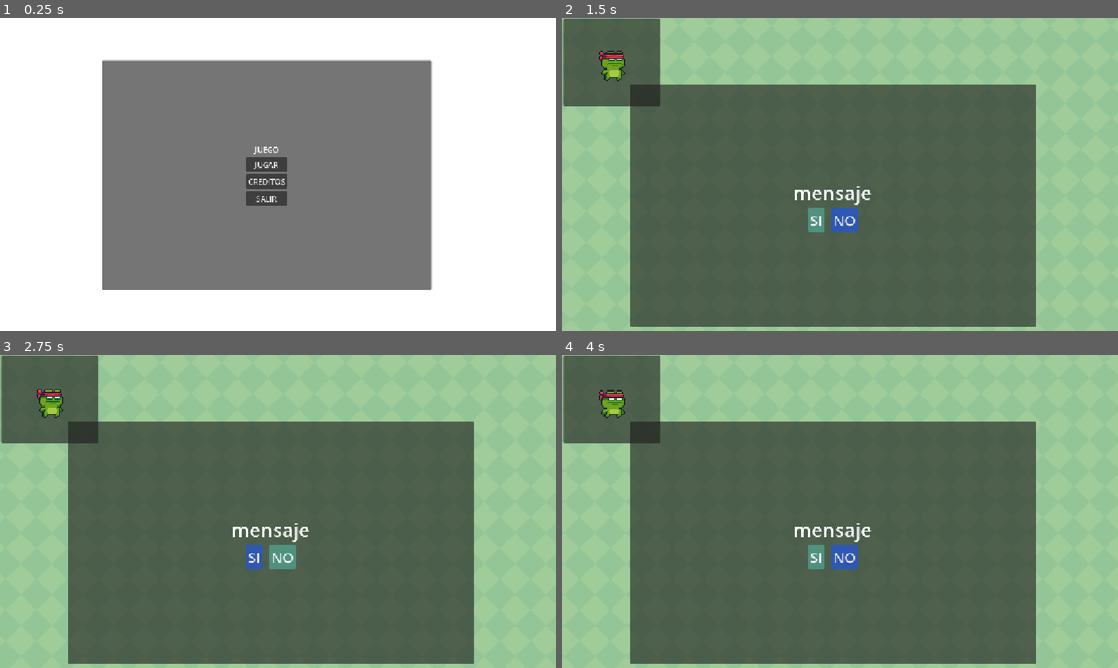
Above: before the commit, frames 1-4 (two rows, left to right).
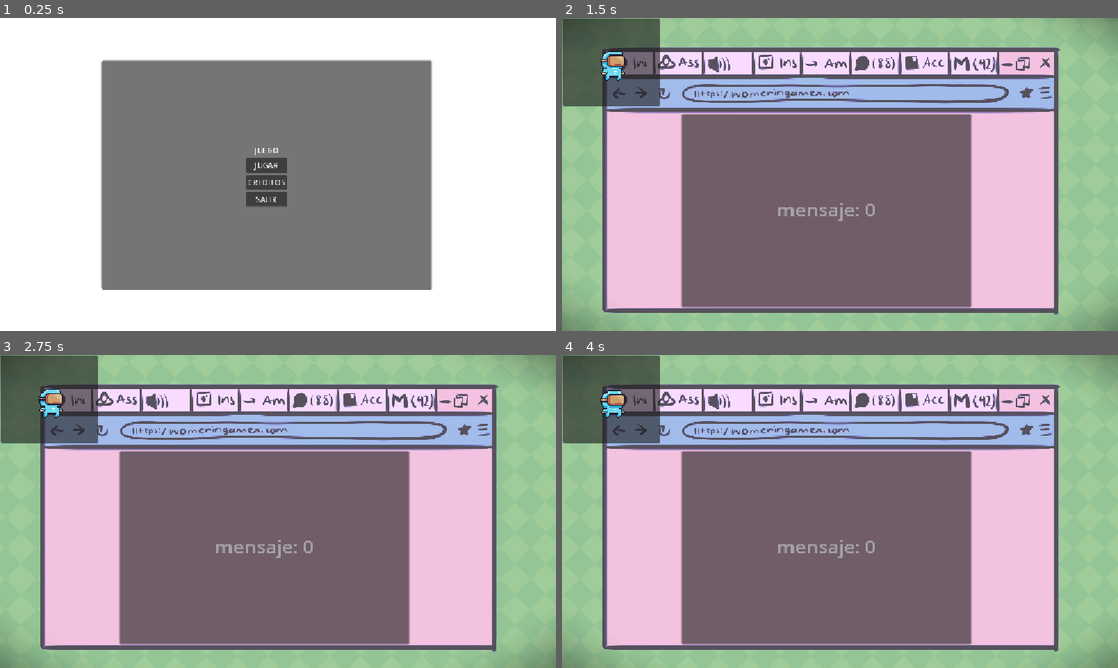
Above: after the commit, the same moments.

Repository: eliasescalante/gameJamWomenInGame2026
Game: Godot game, scene res://src/scenes/Main/Main.tscn
Two runs of this game, one before a commit and one after it. Both use one fixed random seed, a clock stepped at 60 frames per second and the inputs below.
Inputs (mouse positions are in pixels of both pictures, inside the frame that each line leads up to):
- Up to frame 1 (0.25 s): no input
- Up to frame 2 (1.5 s): click "JUGAR" at 0.5 s; click (817, 221) at 1.25 s, where only the run before the commit has a clickable "SI"
- Up to frame 3 (2.75 s): click (283, 558) at 2 s, where only the run before the commit has a clickable "NO"
- Up to frame 4 (4 s): click (817, 558) at 2.75 s, where only the run before the commit has a clickable "SI"; click (817, 558) at 3.5 s, where only the run before the commit has a clickable "SI"

The runs differ from the first frame. In frame 1, 0.5% of the frame differs, in the area x 18-52%, y 14-87%; in frame 2, 72%; in frame 3, 72%; in frame 4, 72%, in the area x 0-100%, y 0-100%.

Commit message:
agrego campanita y game feell

Diff:
--- a/project.godot
+++ b/project.godot
@@ -43,3 +43,5 @@
 rendering_device/driver.windows="d3d12"
 renderer/rendering_method="gl_compatibility"
 renderer/rendering_method.mobile="gl_compatibility"
+2d/snap/snap_2d_transforms_to_pixel=true
+2d/snap/snap_2d_vertices_to_pixel=true
--- a/src/core/GameManager.gd
+++ b/src/core/GameManager.gd
@@ -3,56 +3,151 @@
 # Señales globales que pueden escuchar otros scripts
 signal balance_actualizado(nuevo_puntaje: int)
 
-# Variables globales de estado
-var puntaje_balance: int = 20
+# Variables globales de estado (arranca en 50 para estar en el centro exacto del rango 0 a 100)
+var puntaje_balance: int = 50
 var indice_pregunta: int = 0
 var gano: bool = false
 
 # Referencias directas a los nodos activos en la escena
 var pc_activa: Control = null
 var avatar_activo: Node2D = null
-
-# Banco de notificaciones y dilemas
+var efecto_tunel_activo: ColorRect = null
+var camara_activa: Camera2D = null
+
+# Banco de notificaciones y dilemas (20 preguntas en total)
 var lista_preguntas: Array = [
+	# --- Preguntas iniciales ---
 	{
 		"frase": "¿Vas a ver a mamá?",
+		"si": 12,
+		"no": -12
+	},
+	{
+		"frase": "¿Trabajar horas extras para tu jefe?",
+		"si": -10,
+		"no": 10
+	},
+	{
+		"frase": "¿Salir a tomar algo con amigos?",
+		"si": 10,
+		"no": -10
+	},
+	{
+		"frase": "¿Avanzar con la entrega de la Game Jam?",
 		"si": 15,
 		"no": -15
 	},
-	{
-		"frase": "¿Trabajar horas extras para tu jefe?",
-		"si": -20,
-		"no": 10
-	},
-	{
-		"frase": "¿Salir a tomar algo con amigxs?",
+
+	# --- Dilemas laborales y de desarrollo ---
+	{
+		"frase": "¿Refactorizar todo el código a las 3 AM?",
+		"si": -15,
+		"no": 15
+	},
+	{
+		"frase": "¿Atender la llamada de urgencia de un cliente?",
+		"si": -12,
+		"no": 12
+	},
+	{
+		"frase": "¿Probar el bug que reportó un playtester de la jam?",
 		"si": 10,
 		"no": -10
 	},
 	{
-		"frase": "¿Avanzar con la entrega de la Game Jam?",
+		"frase": "¿Revisar los mails de trabajo durante el fin de semana?",
+		"si": -10,
+		"no": 10
+	},
+	{
+		"frase": "¿Diseñar una mecánica extra que no estaba planificada?",
+		"si": -12,
+		"no": 12
+	},
+
+	# --- Salud, bienestar y vida personal ---
+	{
+		"frase": "¿Parar a cocinar algo nutritivo?",
+		"si": 12,
+		"no": -12
+	},
+	{
+		"frase": "¿Dormir al menos 6 horas esta noche?",
 		"si": 15,
-		"no": -20
+		"no": -15
+	},
+	{
+		"frase": "¿Pedir comida rápida por tercera vez consecutiva?",
+		"si": -10,
+		"no": 10
+	},
+	{
+		"frase": "¿Hacer una pausa de 10 minutos para estirar las piernas?",
+		"si": 10,
+		"no": -10
+	},
+	{
+		"frase": "¿Responder el mensaje de tu pareja?",
+		"si": 12,
+		"no": -12
+	},
+
+	# --- Redes, distracciones y presión social ---
+	{
+		"frase": "¿Mirar las redes sociales para ver qué hacen los demás en la jam?",
+		"si": -10,
+		"no": 8
+	},
+	{
+		"frase": "¿Pagar la boleta de luz que vence hoy?",
+		"si": 12,
+		"no": -12
+	},
+	{
+		"frase": "¿Ayudar a un compañero de la jam con un script en Discord?",
+		"si": 8,
+		"no": -8
+	},
+	{
+		"frase": "¿Aceptar la reunión familiar del domingo?",
+		"si": 12,
+		"no": -12
+	},
+	{
+		"frase": "¿Limpiar y ordenar el escritorio antes de seguir programando?",
+		"si": 8,
+		"no": -8
+	},
+	{
+		"frase": "¿Crear la portada e imágenes para la página de itch.io?",
+		"si": 15,
+		"no": -15
 	}
 ]
 
 # Método que llama la escena 'Nivel' al cargarse para registrar las referencias
-func registrar_nivel(nodo_pc: Control, nodo_avatar: Node2D, timer_notif: Timer) -> void:
+func registrar_nivel(nodo_pc: Control, nodo_avatar: Node2D, timer_notif: Timer, nodo_tunel: ColorRect = null, nodo_camara: Camera2D = null) -> void:
 	pc_activa = nodo_pc
 	avatar_activo = nodo_avatar
-
-	# Conectamos la señal que emite la PC cuando el usuario presiona un botón
+	efecto_tunel_activo = nodo_tunel
+	camara_activa = nodo_camara
+
+	# Reiniciamos variables de estado para la partida y barajamos preguntas
+	puntaje_balance = 50
+	indice_pregunta = 0
+	lista_preguntas.shuffle()
+
 	if pc_activa and not pc_activa.respuesta_elegida.is_connected(_on_respuesta_pc_recibida):
 		pc_activa.respuesta_elegida.connect(_on_respuesta_pc_recibida)
 
-	# Conectamos el Timer del nivel
 	if timer_notif and not timer_notif.timeout.is_connected(_enviar_siguiente_mensaje):
 		timer_notif.timeout.connect(_enviar_siguiente_mensaje)
-		timer_notif.start(3.5) # Dispara un mensaje cada 3.5 segundos
-
-	# Emitimos el puntaje inicial al Avatar
+		timer_notif.start(3.5)
+
 	if avatar_activo:
 		avatar_activo._on_puntaje_cambiado(puntaje_balance)
+
+	_actualizar_efecto_visual()
 
 
 func _enviar_siguiente_mensaje() -> void:
@@ -67,33 +162,61 @@
 
 
 func _on_respuesta_pc_recibida(frase: String, valor: int) -> void:
-	# Actualizamos el balance global
-	puntaje_balance += valor
+	puntaje_balance = clamp(puntaje_balance + valor, 0, 100)
 	print("Frase: ", frase, " | Modificador: ", valor, " | Balance actual: ", puntaje_balance)
 
-	# Emitimos señal y actualizamos directamente el Avatar
 	balance_actualizado.emit(puntaje_balance)
 	if avatar_activo:
 		avatar_activo._on_puntaje_cambiado(puntaje_balance)
 
-	# Avanzamos a la siguiente pregunta
+	_actualizar_efecto_visual()
 	indice_pregunta += 1
 
-	# Comprobamos condición de derrota por extremos
-	if puntaje_balance <= 0 or puntaje_balance >= 60:
+	if puntaje_balance <= 0 or puntaje_balance >= 100:
 		_derrota()
 
 
+func _actualizar_efecto_visual() -> void:
+	if not efecto_tunel_activo:
+		return
+
+	# Distancia absoluta desde el centro exacto (50) -> Rango de 0.0 a 50.0
+	var distancia_del_centro: float = abs(puntaje_balance - 50.0)
+
+	# Mantenemos la zona muerta (deadzone) de 15 puntos (35 a 65)
+	var margen_seguro: float = 15.0
+	var nivel_tunel: float = 0.0
+
+	if distancia_del_centro > margen_seguro:
+		var exceso: float = distancia_del_centro - margen_seguro
+		var factor_lineal: float = exceso / (50.0 - margen_seguro)
+		nivel_tunel = pow(factor_lineal, 1.8) # Curva suave
+
+	print("Balance: ", puntaje_balance, " | Intensidad estrés: ", nivel_tunel)
+
+	# Actualizamos el shader del túnel (viñeta negra)
+	if efecto_tunel_activo.has_method("actualizar_efecto_tunel"):
+		efecto_tunel_activo.actualizar_efecto_tunel(nivel_tunel)
+
+	# Sincronizamos el latido rítmico de la cámara con el nivel de estrés
+	# ¡Cambiamos el nombre del método!
+	if camara_activa and camara_activa.has_method("establecer_intensidad_pulsacion"):
+		camara_activa.establecer_intensidad_pulsacion(nivel_tunel)
+
+
 func _evaluar_final_juego() -> void:
-	if puntaje_balance > 10 and puntaje_balance < 50:
+	# Condición de victoria: si al terminar las preguntas está dentro del margen seguro
+	if puntaje_balance > 20 and puntaje_balance < 80:
 		print("¡VICTORIA! Lograste entregar el juego para la Jam.")
 		_victoria()
 	else:
 		_derrota()
 
-func _victoria():
+
+func _victoria() -> void:
 	gano = true
 	get_tree().change_scene_to_file("res://src/scenes/WinLose/WinLose.tscn")
+
 
 func _derrota() -> void:
 	print("¡DERROTA! Te abrumaste por completo o te aislaste demasiado.")
--- a/src/scenes/Entidades/PC/PC.tscn
+++ b/src/scenes/Entidades/PC/PC.tscn
@@ -1,6 +1,7 @@
 [gd_scene format=3 uid="uid://4l3ekvw7dxsq"]
 
 [ext_resource type="Script" uid="uid://dh2ftyq0mt42v" path="res://src/scenes/Entidades/PC/pc.gd" id="1_1crj2"]
+[ext_resource type="Texture2D" uid="uid://debukg7yb2mxe" path="res://assets/Notificacion.png" id="2_3mo3l"]
 
 [sub_resource type="LabelSettings" id="LabelSettings_fhsag"]
 font_size = 40
@@ -53,42 +54,56 @@
 corner_radius_bottom_left = 3
 corner_detail = 5
 
-[node name="Pc" type="Control" unique_id=654136676]
-layout_mode = 3
-anchors_preset = 0
+[node name="Pc" type="PanelContainer" unique_id=995380473]
+custom_minimum_size = Vector2(600, 250)
+propagate_maximum_size = false
+anchors_preset = 8
+anchor_left = 0.5
+anchor_top = 0.5
+anchor_right = 0.5
+anchor_bottom = 0.5
+offset_left = -310.0
+offset_top = -127.0
+offset_right = 290.0
+offset_bottom = 123.0
+grow_horizontal = 2
+grow_vertical = 2
+size_flags_horizontal = 4
+size_flags_vertical = 4
 script = ExtResource("1_1crj2")
 
-[node name="PanelContainer" type="PanelContainer" parent="." unique_id=1625621231]
-layout_mode = 0
-offset_left = 145.0
-offset_top = 80.0
-offset_right = 986.0
-offset_bottom = 582.0
+[node name="MarginContainer" type="MarginContainer" parent="." unique_id=1488384444]
+custom_minimum_size = Vector2(600, 250)
+layout_mode = 2
+size_flags_vertical = 4
 
-[node name="VBoxContainer" type="VBoxContainer" parent="PanelContainer" unique_id=208932113]
+[node name="VBoxContainer" type="VBoxContainer" parent="MarginContainer" unique_id=208932113]
 layout_mode = 2
+size_flags_vertical = 4
+theme_override_constants/separation = 9
 alignment = 1
 
-[node name="Label" type="Label" parent="PanelContainer/VBoxContainer" unique_id=1707867565]
+[node name="Label" type="Label" parent="MarginContainer/VBoxContainer" unique_id=1707867565]
 layout_mode = 2
-text = "mensaje"
+text = "mensaje: 0"
 label_settings = SubResource("LabelSettings_fhsag")
 horizontal_alignment = 1
 vertical_alignment = 1
+autowrap_mode = 3
 
-[node name="HBoxContainer" type="HBoxContainer" parent="PanelContainer/VBoxContainer" unique_id=181958883]
+[node name="HBoxContainer" type="HBoxContainer" parent="MarginContainer/VBoxContainer" unique_id=181958883]
 layout_mode = 2
 theme_override_constants/separation = 14
 alignment = 1
 
-[node name="SI" type="Button" parent="PanelContainer/VBoxContainer/HBoxContainer" unique_id=887287063]
+[node name="SI" type="Button" parent="MarginContainer/VBoxContainer/HBoxContainer" unique_id=887287063]
 layout_mode = 2
 theme_override_font_sizes/font_size = 30
 theme_override_styles/normal = SubResource("StyleBoxFlat_3mo3l")
 theme_override_styles/hover = SubResource("StyleBoxFlat_kpbax")
 text = "SI"
 
-[node name="NO" type="Button" parent="PanelContainer/VBoxContainer/HBoxContainer" unique_id=1481220385]
+[node name="NO" type="Button" parent="MarginContainer/VBoxContainer/HBoxContainer" unique_id=1481220385]
 layout_mode = 2
 theme_override_font_sizes/font_size = 30
 theme_override_styles/normal = SubResource("StyleBoxFlat_1crj2")
@@ -96,5 +111,12 @@
 text = "NO
 "
 
-[connection signal="pressed" from="PanelContainer/VBoxContainer/HBoxContainer/SI" to="." method="_on_si_pressed"]
-[connection signal="pressed" from="PanelContainer/VBoxContainer/HBoxContainer/NO" to="." method="_on_no_pressed"]
+[node name="Campana" type="Sprite2D" parent="." unique_id=1550899800]
+position = Vector2(655, -129)
+scale = Vector2(0.1, 0.1)
+texture = ExtResource("2_3mo3l")
+centered = false
+offset = Vector2(-1190.0005, -0.00018310547)
+
+[connection signal="pressed" from="MarginContainer/VBoxContainer/HBoxContainer/SI" to="." method="_on_si_pressed"]
+[connection signal="pressed" from="MarginContainer/VBoxContainer/HBoxContainer/NO" to="." method="_on_no_pressed"]
--- a/src/scenes/Entidades/PC/pc.gd
+++ b/src/scenes/Entidades/PC/pc.gd
@@ -1,40 +1,140 @@
-extends Control
+extends PanelContainer
 
 # Señal que emite la frase respondida y el valor asignado a la respuesta elegida
 signal respuesta_elegida(frase: String, valor: int)
 
-# Referencias a los nodos de la interfaz según tu árbol
-@onready var label_mensaje: Label = $PanelContainer/VBoxContainer/Label
-@onready var boton_si: Button = $PanelContainer/VBoxContainer/HBoxContainer/SI
-@onready var boton_no: Button = $PanelContainer/VBoxContainer/HBoxContainer/NO
+# Referencias a los nodos de la interfaz
+@onready var label_mensaje: Label = $MarginContainer/VBoxContainer/Label
+@onready var boton_si: Button = $MarginContainer/VBoxContainer/HBoxContainer/SI
+@onready var boton_no: Button = $MarginContainer/VBoxContainer/HBoxContainer/NO
+
+# Referencia al nodo de la campana que agregaste en la escena PC
+@onready var campana: Sprite2D = $Campana
 
 # Variables para mantener el estado de la pregunta activa
-var _frase_actual: String = ""
-var _valor_si: int = 0
-var _valor_no: int = 0
+var frase_actual: String = ""
+var valor_si: int = 0
+var valor_no: int = 0
+var token_pregunta: int = 0 # Identificador para evitar solapamiento de notificaciones
 
+# Tween para controlar la animación de bamboleo de la campana
+var tween_bamboleo: Tween = null
 
-# Método público para que otro script le envíe los datos
-func mostrar_pregunta(frase: String, valor_si: int, valor_no: int) -> void:
-	_frase_actual = frase
-	_valor_si = valor_si
-	_valor_no = valor_no
+func _ready() -> void:
+	# Al arrancar la escena, mostramos que no hay mensajes entrantes
+	_estado_sin_mensajes()
 
-	# Imprime la frase directamente en el Label
-	label_mensaje.text = _frase_actual
+func mostrar_pregunta(frase: String, v_si: int, v_no: int) -> void:
+	# Incrementamos el token cada vez que llega una nueva pregunta para cancelar la limpieza anterior
+	token_pregunta += 1
 
+	# 1. Guardamos los datos para usarlos al presionar los botones
+	frase_actual = frase
+	valor_si = v_si
+	valor_no = v_no
+
+	# 2. Mostramos el mensaje y reactivamos los botones
+	label_mensaje.text = frase
+	label_mensaje.modulate = Color.WHITE
+	label_mensaje.scale = Vector2.ONE
+
+	boton_si.disabled = false
+	boton_no.disabled = false
+	boton_si.visible = true
+	boton_no.visible = true
+
+	# 3. Activamos la campana y su bamboleo de notificación entrante
+	_activar_campana()
 
 func _on_si_pressed() -> void:
-	if _frase_actual.is_empty():
+	_bloquear_interfaz()
+	_ocultar_campana() # La campana desaparece al responder
+
+	label_mensaje.text = frase_actual + "  [✓]"
+	_animar_respuesta(Color(0.3, 1.0, 0.3))
+
+	# Emitimos la respuesta al GameManager
+	respuesta_elegida.emit(frase_actual, valor_si)
+
+	# Guardamos el token actual
+	var token_actual = token_pregunta
+
+	# Verificamos que el nodo siga en el árbol antes de crear el timer (evita el error si cambió de escena)
+	if is_inside_tree():
+		get_tree().create_timer(0.8).timeout.connect(func():
+			# Solo pasa a "Mensajes: 0" si NO llegó una pregunta nueva en esos 0.8 segundos
+			if token_pregunta == token_actual:
+				_estado_sin_mensajes()
+		)
+
+func _on_no_pressed() -> void:
+	_bloquear_interfaz()
+	_ocultar_campana() # La campana desaparece al responder
+
+	label_mensaje.text = frase_actual + "  [✕]"
+	_animar_respuesta(Color(1.0, 0.3, 0.3))
+
+	# Emitimos la respuesta al GameManager
+	respuesta_elegida.emit(frase_actual, valor_no)
+
+	# Guardamos el token actual
+	var token_actual = token_pregunta
+
+	# Verificamos que el nodo siga en el árbol antes de crear el timer
+	if is_inside_tree():
+		get_tree().create_timer(0.8).timeout.connect(func():
+			# Solo pasa a "Mensajes: 0" si NO llegó una pregunta nueva en esos 0.8 segundos
+			if token_pregunta == token_actual:
+				_estado_sin_mensajes()
+		)
+
+# --- Métodos de Animación y Control de la Campana ---
+
+func _activar_campana() -> void:
+	if not campana:
 		return
 
-	# Emite la señal mandando la frase y el valor de la opción SÍ
-	respuesta_elegida.emit(_frase_actual, _valor_si)
+	campana.visible = true
+	campana.rotation_degrees = 0.0
 
+	# Si ya había un bamboleo corriendo, lo matamos para reiniciar limpio
+	if tween_bamboleo and tween_bamboleo.is_running():
+		tween_bamboleo.kill()
 
-func _on_no_pressed() -> void:
-	if _frase_actual.is_empty():
-		return
+	# Creamos el bamboleo en bucle infinito mientras la pregunta esté activa
+	tween_bamboleo = create_tween().set_loops()
+	tween_bamboleo.tween_property(campana, "rotation_degrees", 12.0, 0.15).set_trans(Tween.TRANS_SINE)
+	tween_bamboleo.tween_property(campana, "rotation_degrees", -12.0, 0.3).set_trans(Tween.TRANS_SINE)
+	tween_bamboleo.tween_property(campana, "rotation_degrees", 0.0, 0.15).set_trans(Tween.TRANS_SINE)
+	tween_bamboleo.tween_interval(0.4) # Pausa breve entre sacudidas
 
-	# Emite la señal mandando la frase y el valor de la opción NO
-	respuesta_elegida.emit(_frase_actual, _valor_no)
+func _ocultar_campana() -> void:
+	if tween_bamboleo and tween_bamboleo.is_running():
+		tween_bamboleo.kill()
+	if campana:
+		campana.visible = false
+		campana.rotation_degrees = 0.0
+
+func _animar_respuesta(color_flash: Color) -> void:
+	var tween = create_tween()
+	tween.set_parallel(true)
+	tween.tween_property(label_mensaje, "modulate", color_flash, 0.15)
+	tween.tween_property(label_mensaje, "scale", Vector2(1.03, 1.03), 0.15)
+
+	tween.chain().tween_property(label_mensaje, "scale", Vector2.ONE, 0.1)
+
+func _bloquear_interfaz() -> void:
+	# Desactivamos botones para evitar spamear clics mientras procesa
+	boton_si.disabled = true
+	boton_no.disabled = true
+
+func _estado_sin_mensajes() -> void:
+	# Aseguramos que la campana esté oculta cuando no hay mensajes
+	_ocultar_campana()
+
+	# Limpia la pantalla mientras se espera la siguiente notificación del Timer
+	label_mensaje.text = "mensaje: 0"
+	label_mensaje.modulate = Color(0.7, 0.7, 0.7, 0.8) # Gris tenue
+	label_mensaje.scale = Vector2.ONE
+	boton_si.visible = false
+	boton_no.visible = false
--- a/src/scenes/Nivel/Nivel.tscn
+++ b/src/scenes/Nivel/Nivel.tscn
@@ -3,7 +3,11 @@
 [ext_resource type="Texture2D" uid="uid://o1m01se37gu7" path="res://assets/Free/Background/Green.png" id="1_o82uy"]
 [ext_resource type="Script" uid="uid://bo28ixod2570g" path="res://src/scenes/Nivel/nivel.gd" id="1_xopn3"]
 [ext_resource type="PackedScene" uid="uid://5qjwx6efxunk" path="res://src/scenes/Entidades/Avatar/Avatar.tscn" id="2_xopn3"]
+[ext_resource type="Texture2D" uid="uid://dh3y8g2s5dxv0" path="res://assets/ventanabrowser.png" id="3_fl485"]
 [ext_resource type="PackedScene" uid="uid://4l3ekvw7dxsq" path="res://src/scenes/Entidades/PC/PC.tscn" id="3_uuxnk"]
+[ext_resource type="Shader" uid="uid://b7acpvoskjke" path="res://src/utils/TunelNivel.gdshader" id="5_uuxnk"]
+[ext_resource type="Script" uid="uid://cuejcxa1q0jhp" path="res://src/scenes/Nivel/color_rect.gd" id="6_eals6"]
+[ext_resource type="Script" uid="uid://dn1ecnm0ntkdx" path="res://src/scenes/Nivel/camera_2d.gd" id="7_x033l"]
 
 [sub_resource type="TileSetAtlasSource" id="TileSetAtlasSource_eals6"]
 texture = ExtResource("1_o82uy")
@@ -27,6 +31,11 @@
 [sub_resource type="TileSet" id="TileSet_fhsag"]
 sources/0 = SubResource("TileSetAtlasSource_eals6")
 
+[sub_resource type="ShaderMaterial" id="ShaderMaterial_fhsag"]
+shader = ExtResource("5_uuxnk")
+shader_parameter/intensidad = 0.0
+shader_parameter/suavizado = 0.4
+
 [node name="Nivel" type="Node2D" unique_id=2100650246]
 script = ExtResource("1_xopn3")
 
@@ -38,11 +47,36 @@
 tile_map_data = PackedByteArray("AAD4//v/AAAAAAAAAAD4//z/AAAAAAEAAAD4//3/AAAAAAIAAAD4//7/AAAAAAMAAAD5//v/AAABAAAAAAD5// …(68912 unchanged characters)…
 tile_set = SubResource("TileSet_fhsag")
 
-[node name="Avatar" parent="." unique_id=1057790413 instance=ExtResource("2_xopn3")]
-position = Vector2(3, 2)
+[node name="VentanaPC" type="Sprite2D" parent="." unique_id=1916270205]
+position = Vector2(565, 369)
+scale = Vector2(0.45, 0.45)
+texture = ExtResource("3_fl485")
 
 [node name="Pc" parent="." unique_id=654136676 instance=ExtResource("3_uuxnk")]
-offset_left = -4.0
-offset_top = 58.0
-offset_right = -4.0
-offset_bottom = 58.0
+offset_left = 248.0
+offset_top = 200.0
+offset_right = 848.0
+offset_bottom = 600.0
+
+[node name="Camera2D" type="Camera2D" parent="." unique_id=2135313099]
+position = Vector2(575, 325)
+script = ExtResource("7_x033l")
+
+[node name="CanvasLayer" type="CanvasLayer" parent="." unique_id=906457016]
+
+[node name="ColorRect" type="ColorRect" parent="CanvasLayer" unique_id=259342823]
+material = SubResource("ShaderMaterial_fhsag")
+anchors_preset = 15
+anchor_right = 1.0
+anchor_bottom = 1.0
+grow_horizontal = 2
+grow_vertical = 2
+mouse_filter = 2
+color = Color(0.98234254, 0.9823423, 0.9823424, 1)
+script = ExtResource("6_eals6")
+
+[node name="CanvasLayer2" type="CanvasLayer" parent="." unique_id=879937653]
+layer = 2
+
+[node name="Avatar" parent="CanvasLayer2" unique_id=1057790413 instance=ExtResource("2_xopn3")]
+position = Vector2(3, 2)
--- /dev/null
+++ b/src/scenes/Nivel/camera_2d.gd
@@ -0,0 +1,38 @@
+extends Camera2D
+
+@export var zoom_base: Vector2 = Vector2(1.0, 1.0)
+
+# Parámetros suavizados
+@export var profundidad_pulsacion_max: float = 0.08  # Reducido: zoom máximo del 100% al 92%
+@export var velocidad_pulsacion_base: float = 1.8     # Ritmo muy lento en la zona de advertencia
+@export var velocidad_pulsacion_max: float = 3.5      # Ritmo pausado y pesado en estrés máximo
+
+var intensidad_pulsacion: float = 0.0
+var tiempo: float = 0.0
+
+func _ready() -> void:
+	zoom = zoom_base
+
+func _process(delta: float) -> void:
+	# Si estamos dentro del rango seguro (35 a 65), la cámara se queda fija en zoom normal
+	if intensidad_pulsacion < 0.01:
+		zoom = zoom_base
+		tiempo = 0.0
+		return
+
+	# Mapeamos la intensidad a una velocidad y profundidad mucho más lentas y orgánicas
+	var profundidad_actual = lerp(0.02, profundidad_pulsacion_max, intensidad_pulsacion)
+	var velocidad_actual = lerp(velocidad_pulsacion_base, velocidad_pulsacion_max, intensidad_pulsacion)
+
+	tiempo += delta * velocidad_actual
+
+	# Onda sinusoidal suave para contracción y expansión sutil
+	var factor_onda = (sin(tiempo) + 1.0) * 0.5
+
+	# Aplicamos el zoom sutil
+	var zoom_x = zoom_base.x - (factor_onda * profundidad_actual)
+	var zoom_y = zoom_base.y - (factor_onda * profundidad_actual)
+	zoom = Vector2(zoom_x, zoom_y)
+
+func establecer_intensidad_pulsacion(nivel: float) -> void:
+	intensidad_pulsacion = nivel
--- /dev/null
+++ b/src/scenes/Nivel/color_rect.gd
@@ -0,0 +1,9 @@
+extends ColorRect
+
+# Función pública para ajustar la oscuridad del túnel de 0.0 (normal) a 1.0 (muy cerrado)
+func actualizar_efecto_tunel(nivel_estres: float) -> void:
+	# Aseguramos que el valor esté acotado entre 0.0 y 1.0
+	var intensidad_calculada = clamp(nivel_estres, 0.0, 1.0)
+
+	# Le enviamos el valor al parámetro 'intensidad' de nuestro Shader Material
+	material.set_shader_parameter("intensidad", intensidad_calculada)
--- a/src/scenes/Nivel/nivel.gd
+++ b/src/scenes/Nivel/nivel.gd
@@ -1,15 +1,13 @@
 extends Node2D
 
-@onready var avatar: Node2D = $Avatar
+@onready var avatar: Node2D = $CanvasLayer2/Avatar
 @onready var pc: Control = $Pc
-
-# Si agregaste un Timer a tu nivel (por ejemplo, dentro del nivel o un nodo hijo):
-# @onready var timer_notificaciones: Timer = $TimerNotificaciones
+@onready var efecto_tunel: ColorRect = $CanvasLayer/ColorRect
+@onready var camara: Camera2D = $Camera2D # <--- Referencia al nodo Camera2D
 
 func _ready() -> void:
-	# Si no tenías un nodo Timer en la escena, creamos uno dinámico de apoyo:
 	var timer_temp = Timer.new()
 	add_child(timer_temp)
 
-	# Registramos las referencias en el Autoload GameManager
-	GameManager.registrar_nivel(pc, avatar, timer_temp)
+	# Registramos las referencias incluyendo la cámara para el shake
+	GameManager.registrar_nivel(pc, avatar, timer_temp, efecto_tunel, camara)
--- a/src/scenes/WinLose/win_lose.gd
+++ b/src/scenes/WinLose/win_lose.gd
@@ -4,9 +4,6 @@
 @onready var boton_reintentar: Button = $PanelContainer/HBoxContainer/HBoxContainer/BotonReintentar
 
 func _ready() -> void:
-	# Conectamos el botón para reiniciar
-	boton_reintentar.pressed.connect(_on_boton_reintentar_pressed)
-
 	# Leemos el estado desde el GameManager
 	if GameManager.gano:
 		label_mensaje.text = "EXITO! Lograste equilibrar tus responsabilidades y entregar tu juego."
@@ -18,5 +15,5 @@
 	GameManager.puntaje_balance = 20
 	GameManager.indice_pregunta = 0
 
-	# Cambiamos a la escena del Nivel (ajustá la ruta según la ubicación de tu .tscn)
+	# Cambiamos a la escena del Nivel
 	get_tree().change_scene_to_file("res://src/scenes/Nivel/Nivel.tscn")
--- /dev/null
+++ b/src/utils/TunelNivel.gdshader
@@ -0,0 +1,17 @@
+shader_type canvas_item;
+
+uniform float intensidad : hint_range(0.0, 1.0) = 0.0;
+uniform float suavizado : hint_range(0.0, 1.0) = 0.25;
+
+void fragment() {
+    vec2 centro = UV - vec2(0.5);
+    float dist = length(centro);
+
+    // Limitamos el radio mínimo a 0.28 para que NUNCA se vuelva negra toda la pantalla
+    float radio = mix(0.95, 0.28, intensidad);
+
+    float alfa = smoothstep(radio - suavizado, radio, dist);
+
+    // Limitamos la opacidad máxima a 0.85 para mantener visibilidad de la UI en el centro
+    COLOR = vec4(0.0, 0.0, 0.0, clamp(alfa, 0.0, 0.85));
+}
Binary file added: assets/Notificacion.png
Not shown, added: assets/Notificacion.png.import
Binary file added: assets/ventanabrowser.png
Not shown, added: assets/ventanabrowser.png.import
Not shown, added: src/scenes/Nivel/camera_2d.gd.uid
Not shown, added: src/scenes/Nivel/color_rect.gd.uid
Not shown, added: src/utils/TunelNivel.gdshader.uid
